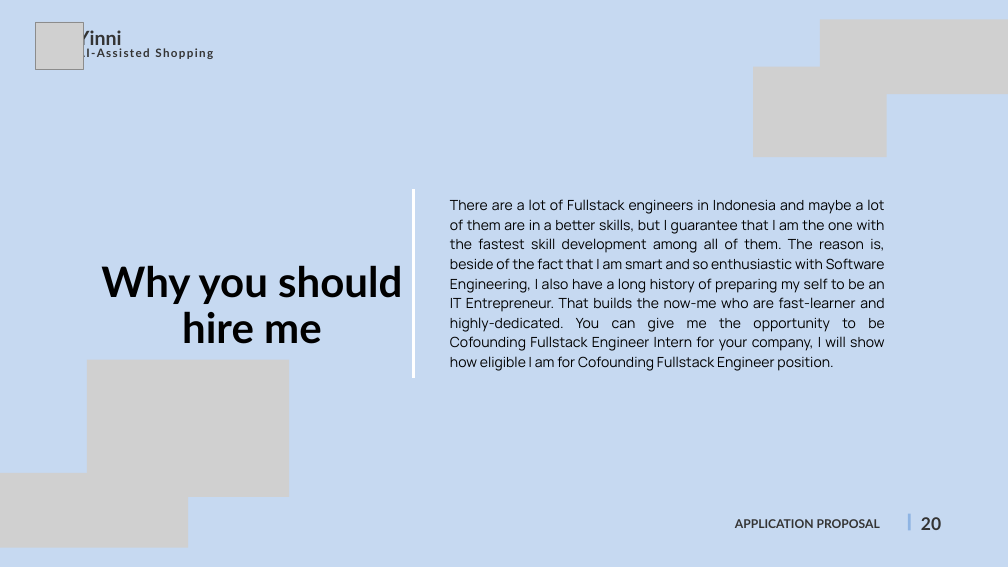
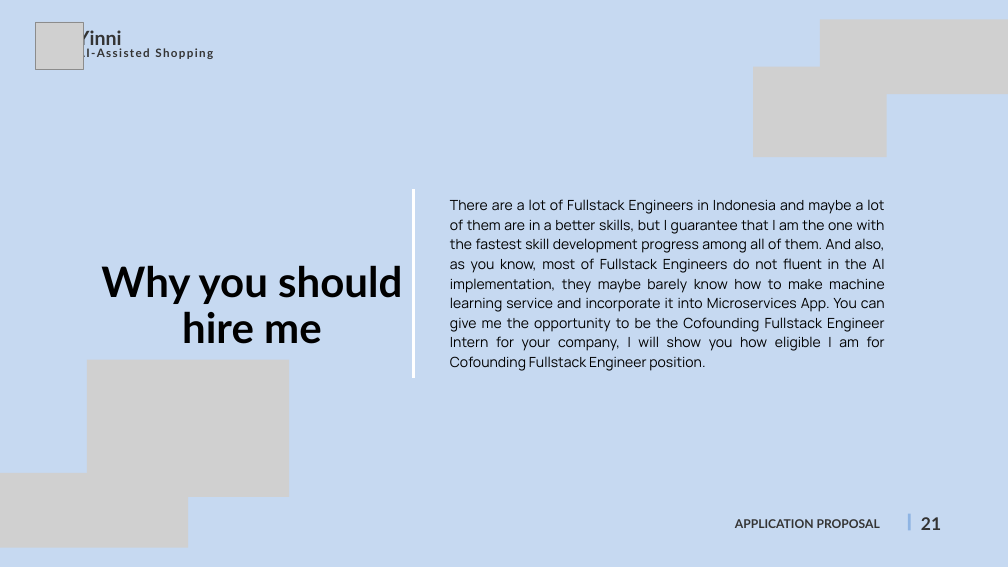
Before and after one commit to azzamt11/yinni_backend, a slide deck: slide 21 of yinni_app_proposal.pptx (slide 20 before the commit). Drawn at 1008x567 pixels with LibreOffice and Linux fonts; fonts in the diff are those of the drawing; grey boxes stand for pictures. Boxes give left, top, right and bottom in pixels: in the first picture for what was removed or moved away, otherwise in the second. Text is boxed around its words. In the diff, an @@ line names an element or a change of style, - is before the commit and + after.

```diff
--- a/yinni_app_proposal.pptx
+++ b/yinni_app_proposal.pptx
@@ text at (x1=450, y1=199, x2=885, y2=371): text changed @@
-There are a lot of Fullstack engineers in Indonesia and maybe a lot of them are in a better skills, but I guarantee that I am the one with the fastest skill development among all of them. The reason is, beside of the fact that I am smart and so enthusiastic with Software Engineering, I also have a long history of preparing my self to be an IT Entrepreneur. That builds the now-me who are fast-learner and highly-dedicated. You can give me the opportunity to be Cofounding Fullstack Engineer Intern for your company, I will show how eligible I am for Cofounding Fullstack Engineer position.
+There are a lot of Fullstack Engineers in Indonesia and maybe a lot of them are in a better skills, but I guarantee that I am the one with the fastest skill development progress among all of them. And also, as you know, most of Fullstack Engineers do not fluent in the AI implementation, they maybe barely know how to make machine learning service and incorporate it into Microservices App. You can give me the opportunity to be the Cofounding Fullstack Engineer Intern for your company, I will show you how eligible I am for Cofounding Fullstack Engineer position.
@@ text at (x1=921, y1=517, x2=941, y2=530): text changed @@
-20
+21
```
Also in this commit, not shown: 6 other slides changed, 1 slide added, 2 other files.
